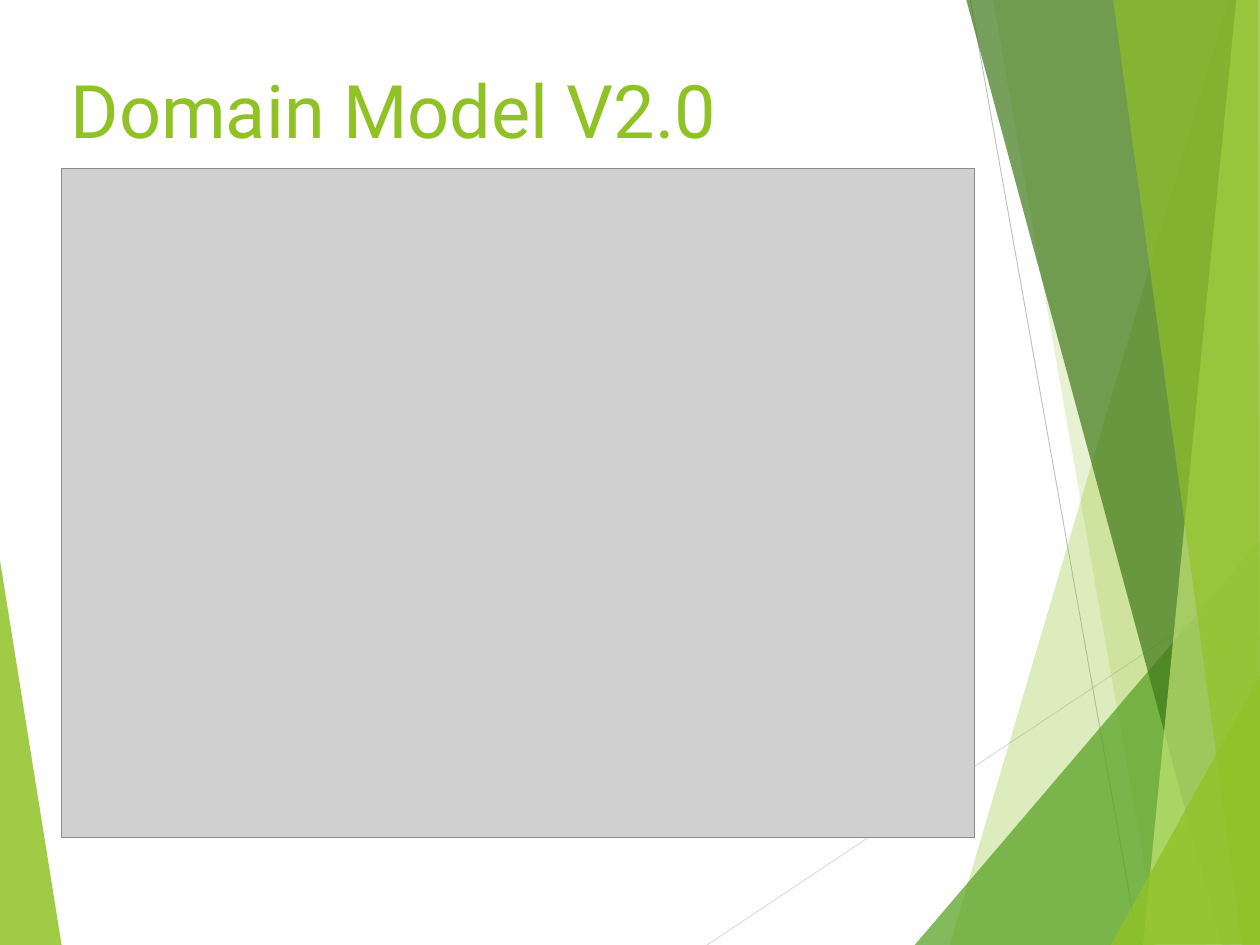
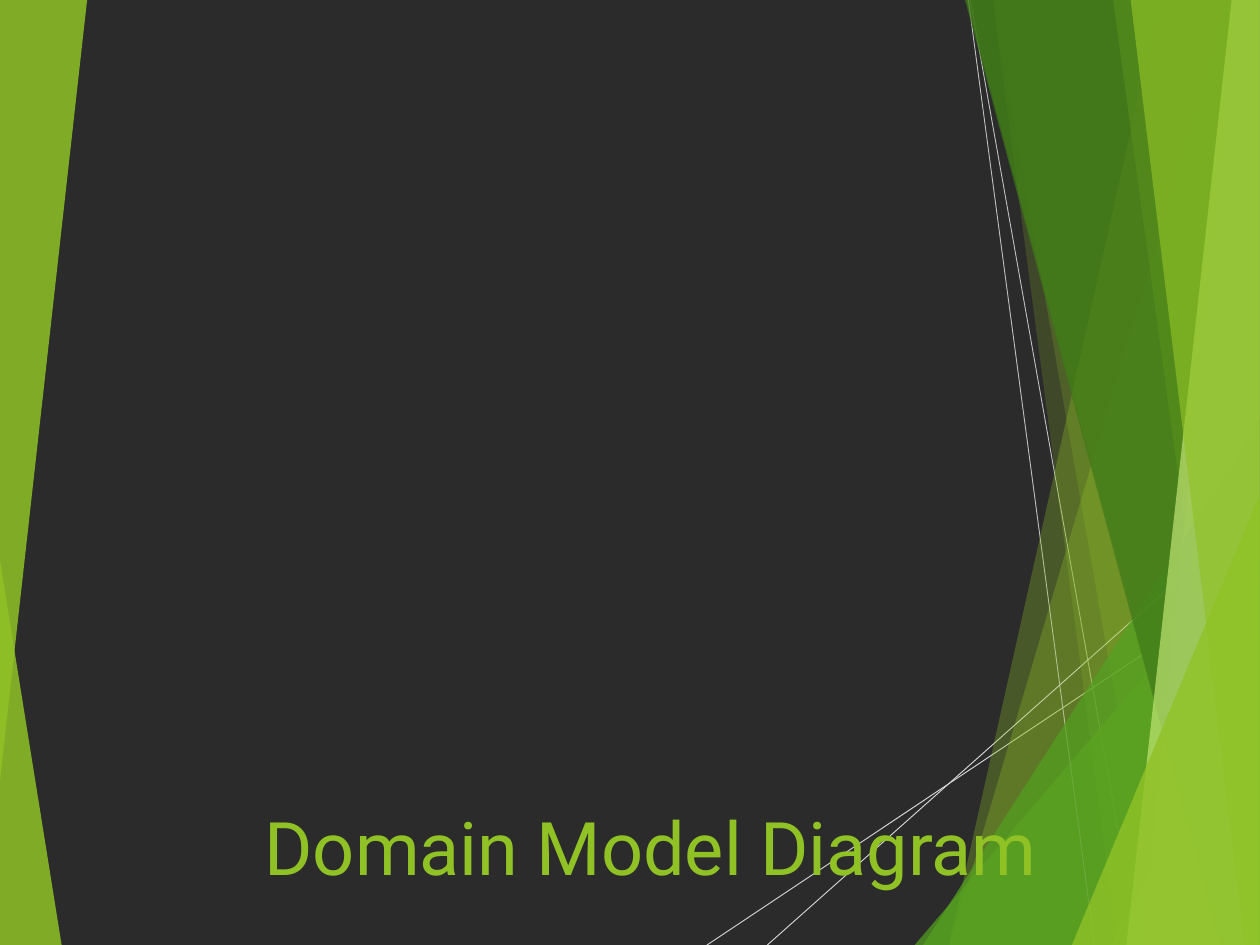
Before and after one commit to Haizhepi/BearRides, a slide deck: slide 9 of Documentation/Iteration3.pptx (slide 4 before the commit). Drawn at 1260x945 pixels with LibreOffice and Linux fonts; fonts in the diff are those of the drawing; grey boxes stand for pictures; background and template pictures are left out; a plain dark background stands for a picture behind light text. Boxes give left, top, right and bottom in pixels: in the first picture for what was removed or moved away, otherwise in the second. Text is boxed around its words. In the diff, an @@ line names an element or a change of style, - is before the commit and + after.

```diff
--- a/Documentation/Iteration3.pptx
+++ b/Documentation/Iteration3.pptx
@@ background #FFFFFF to picture (left out) @@
@@ group added at [0, 0, 1260, 945]: 5 freeform shapes, 3 triangles, 2 lines @@
@@ picture removed at [62, 168, 975, 838] @@
@@ title "Domain Model Diagram" at [264, 807, 1036, 892]: vertical alignment top to bottom @@
@@ title at [264, 807, 1036, 892]: text changed @@
-Domain Model V2.0
+Domain Model Diagram
```
Also in this commit, not shown: 8 other slides changed, 8 slides added, 5 slides removed, 17 other files.
